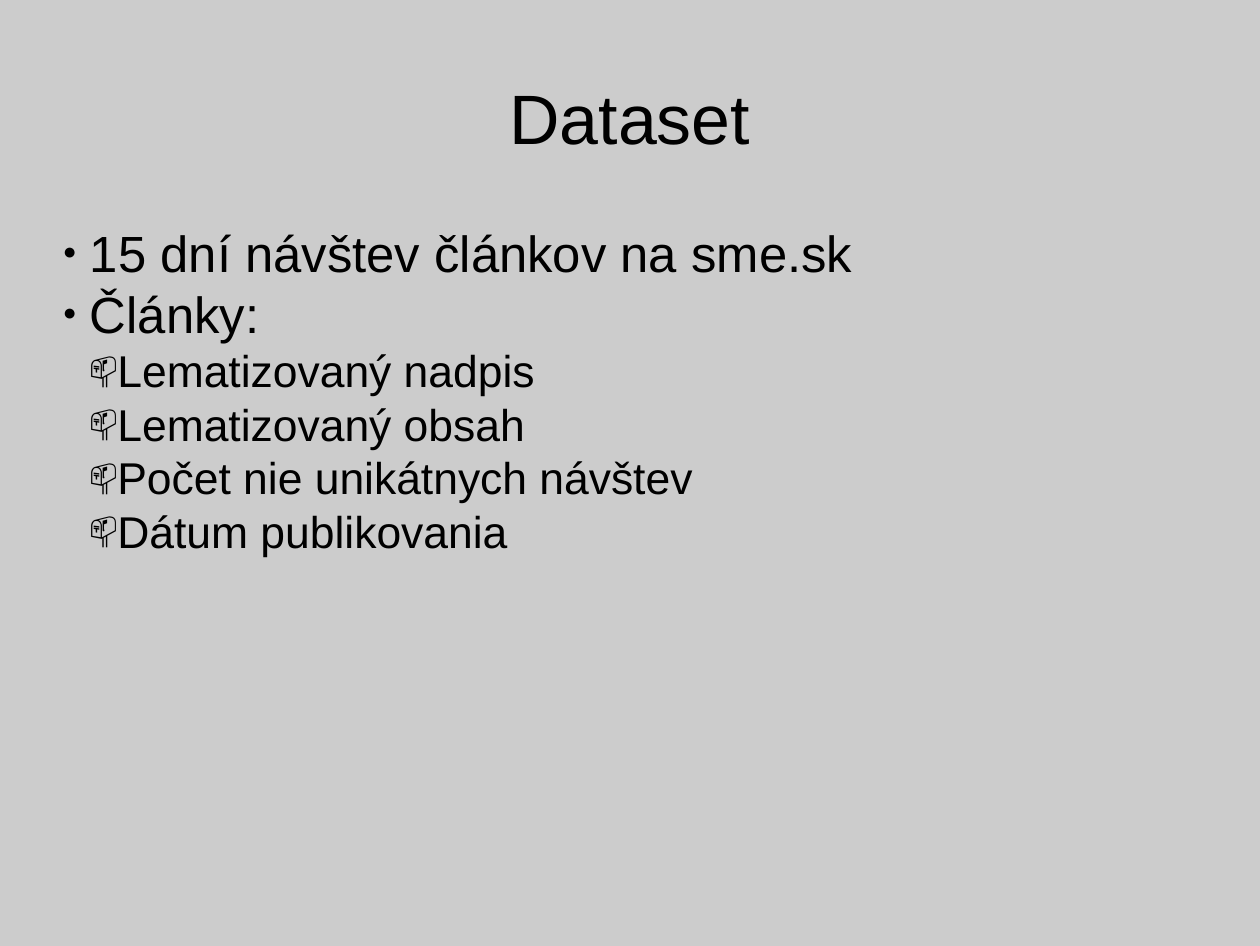
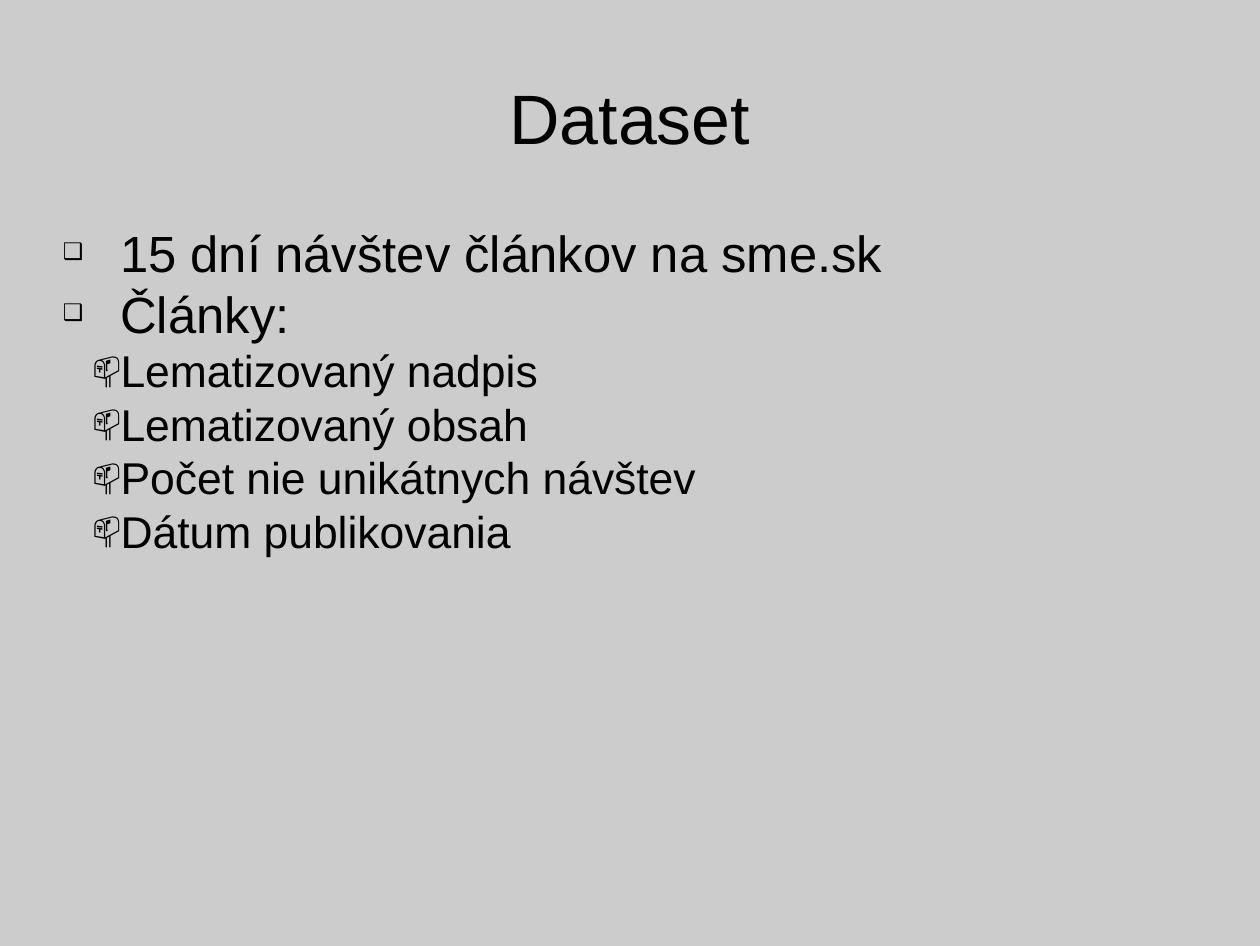
Before and after one commit to PeterUherek/objavovanie, a slide deck: slide 2 of prezentacia.pptx. Drawn at 1260x946 pixels with LibreOffice and Linux fonts; fonts in the diff are those of the drawing. Boxes give left, top, right and bottom in pixels: in the first picture for what was removed or moved away, otherwise in the second. Text is boxed around its words. In the diff, an @@ line names an element or a change of style, - is before the commit and + after.

```diff
--- a/prezentacia.pptx
+++ b/prezentacia.pptx
@@ text "15 dní návštev článkov na ..." at (120, 234, 882, 557): bullet ● to ❑; indent changed @@
```
Also in this commit, not shown: 2 other slides changed, 8 slides added, 1 slide removed.
